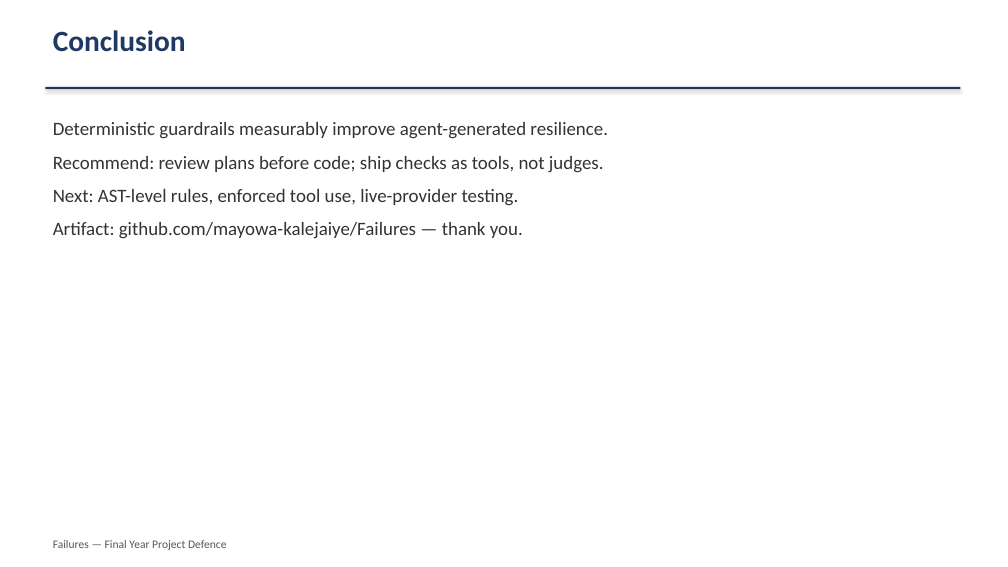
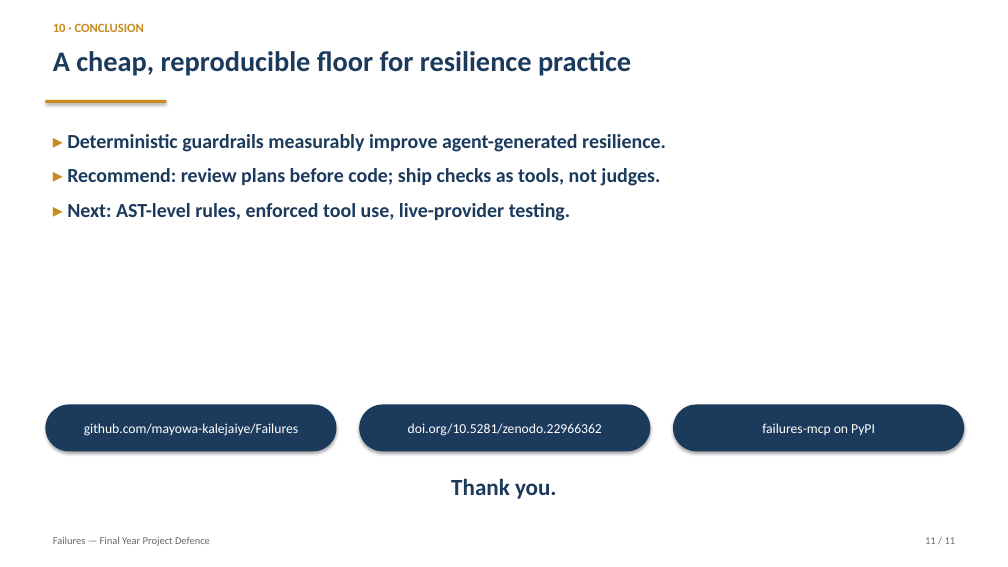
Before and after one commit to mayowa-kalejaiye/Failures, a slide deck: slide 11 of docs/school-project/FAILURES_Defence_Slides.pptx. Drawn at 1008x567 pixels with LibreOffice and Linux fonts; fonts in the diff are those of the drawing. Boxes give left, top, right and bottom in pixels: in the first picture for what was removed or moved away, otherwise in the second. Text is boxed around its words. In the diff, an @@ line names an element or a change of style, - is before the commit and + after.

Commit message:
School project: redesigned defence deck (navy/gold system, stat cards, takeaway strips)

```diff
--- a/docs/school-project/FAILURES_Defence_Slides.pptx
+++ b/docs/school-project/FAILURES_Defence_Slides.pptx
@@ text at box(53, 23, 144, 32): text changed; size 28 to 12 pt; text colour #1F3864 to #C98A1F @@
-Conclusion
+10 · CONCLUSION
@@ text "A cheap, reproducible floor for ...": place and size @@
-text "A cheap, reproducible floor for ..." at box(45, 87, 960, 89)
+text "A cheap, reproducible floor for ..." at box(53, 51, 631, 76)
@@ text "A cheap, reproducible floor for ..." at box(53, 51, 631, 76): fill #1F3864 to none; shadow off @@
@@ text at box(53, 51, 631, 76): text added @@
+A cheap, reproducible floor for resilience practice
@@ rectangle added at box(45, 100, 166, 103), fill #C98A1F @@
@@ text at box(67, 134, 666, 221): text changed; size 18 to 19 pt; text colour #333333 to #1B3A5C; bold on @@
-Deterministic guardrails measurably improve agent-generated resilience.
-Recommend: review plans before code; ship checks as tools, not judges.
-Next: AST-level rules, enforced tool use, live-provider testing.
-Artifact: github.com/mayowa-kalejaiye/Failures — thank you.
+▸ Deterministic guardrails measurably improve agent-generated resilience.
+▸ Recommend: review plans before code; ship checks as tools, not judges.
+▸ Next: AST-level rules, enforced tool use, live-provider testing.
@@ rounded rectangle added at box(45, 405, 337, 451), fill #1B3A5C, 13 pt, text #FFFFFF @@
+github.com/mayowa-kalejaiye/Failures
@@ rounded rectangle added at box(359, 405, 650, 451), fill #1B3A5C, 13 pt, text #FFFFFF @@
+doi.org/10.5281/zenodo.22966362
@@ rounded rectangle added at box(673, 405, 964, 451), fill #1B3A5C, 13 pt, text #FFFFFF @@
+failures-mcp on PyPI
@@ text added at box(451, 478, 557, 499), 22 pt, text #1B3A5C, bold @@
+Thank you.
@@ text "Failures — Final Year Project ..." at box(53, 537, 210, 546): size 11 to 10 pt, text colour #595659 to #6B6B6B @@
@@ text added at box(925, 537, 956, 544), 10 pt, text #6B6B6B @@
+11 / 11
```
Also in this commit, not shown: 10 other slides changed, 1 other file.
